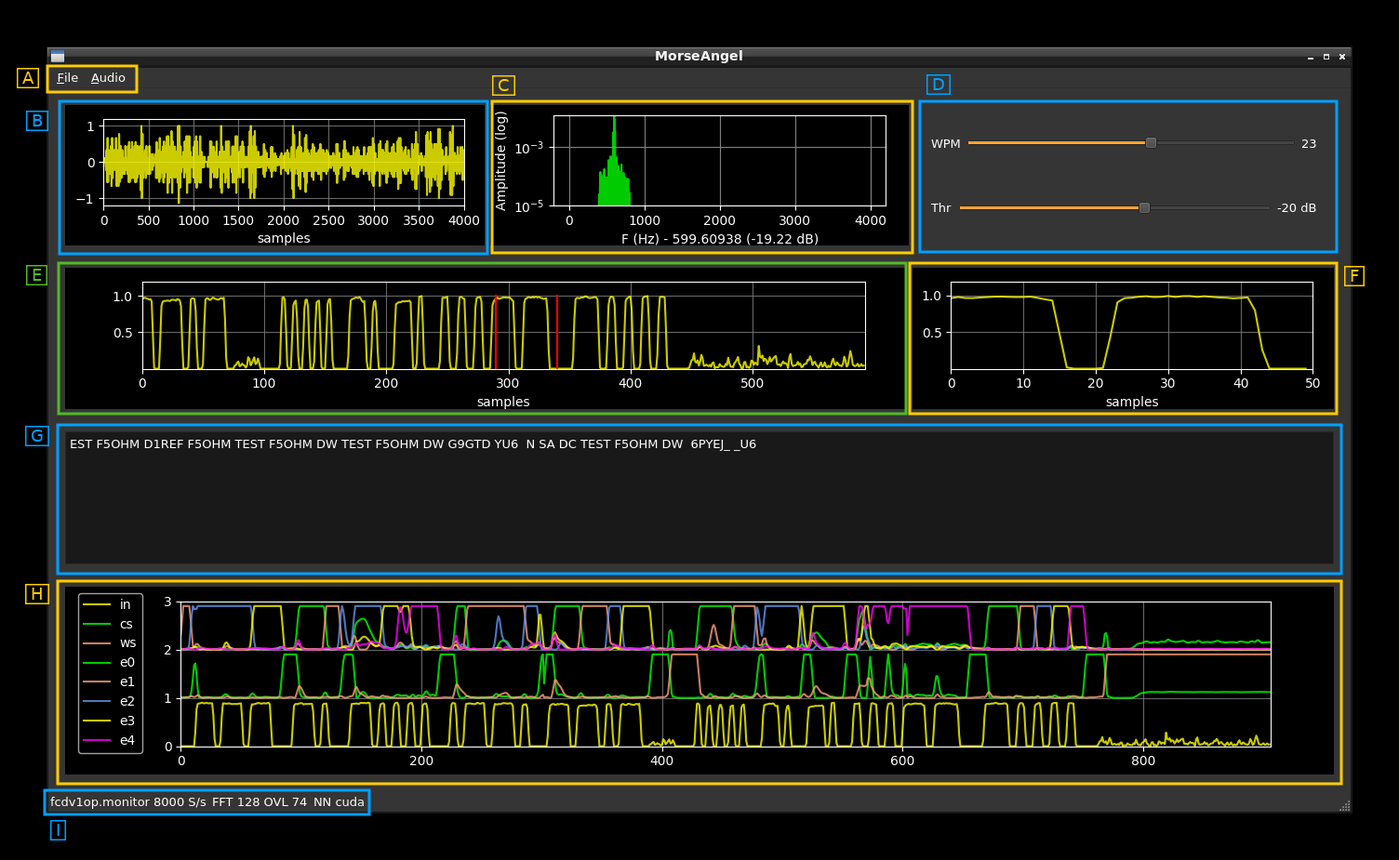
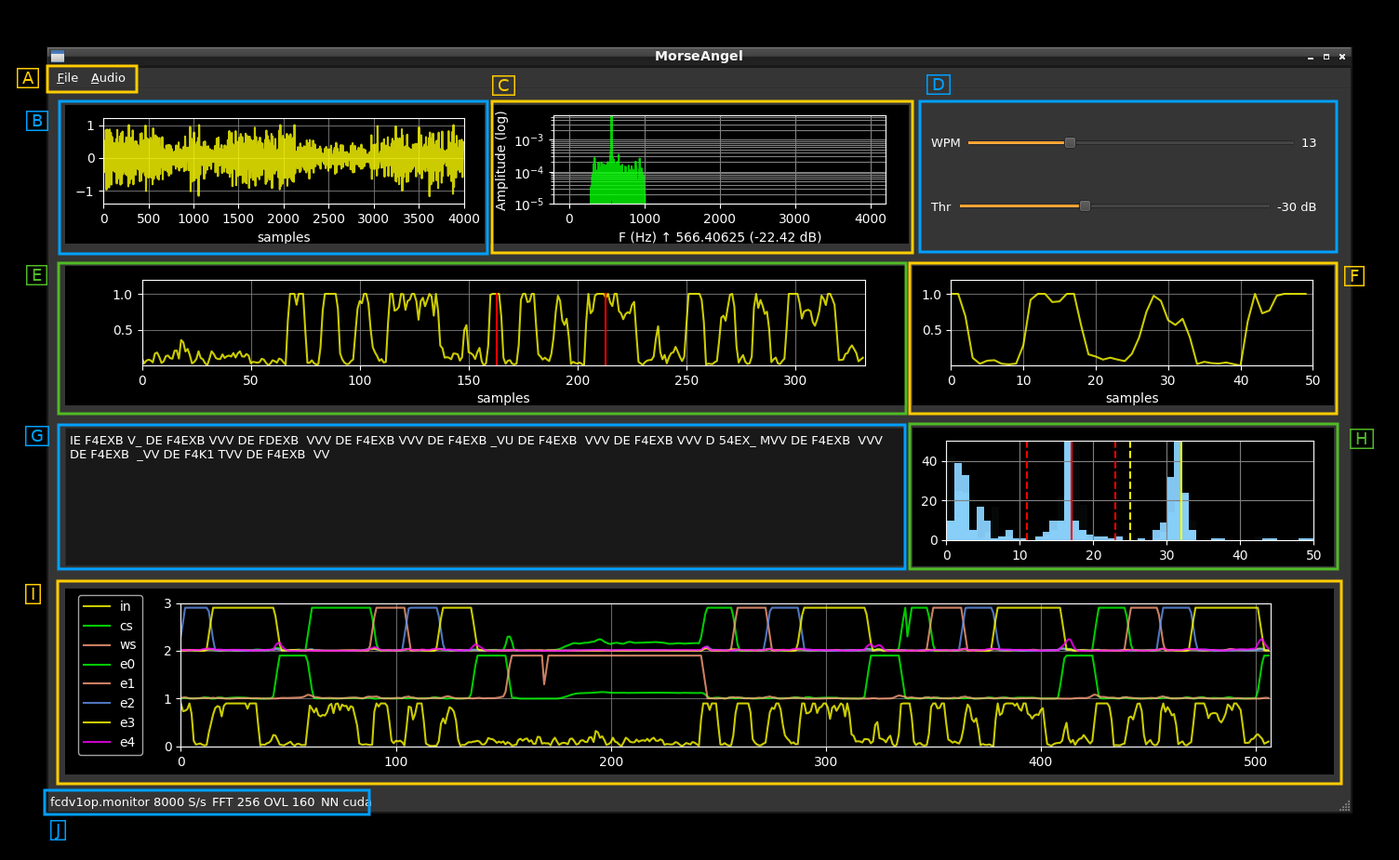
Before/after of a 1399×860 layered artwork. What changed in the layer stack:
renamed "I" to "J", painted on it over (x1=54, y1=835, x2=60, y2=840)
renamed "H" to "I", painted on it over (x1=33, y1=584, x2=50, y2=605)
added layer "H" above "Overlay_H" over (x1=1349, y1=428, x2=1374, y2=450)
added layer "Overlay_H" above "G" over (x1=907, y1=422, x2=1340, y2=572)
painted on "Overlay_G" over (x1=55, y1=423, x2=1343, y2=576)
added layer "Pasted Layer #2" (96%) above "Pasted Layer #1" over (x1=914, y1=422, x2=1327, y2=572)
added layer "Pasted Layer #1" above "Pasted Layer" over (x1=46, y1=116, x2=1353, y2=807)
hid "Pasted Layer" over (x1=46, y1=116, x2=1353, y2=807)
